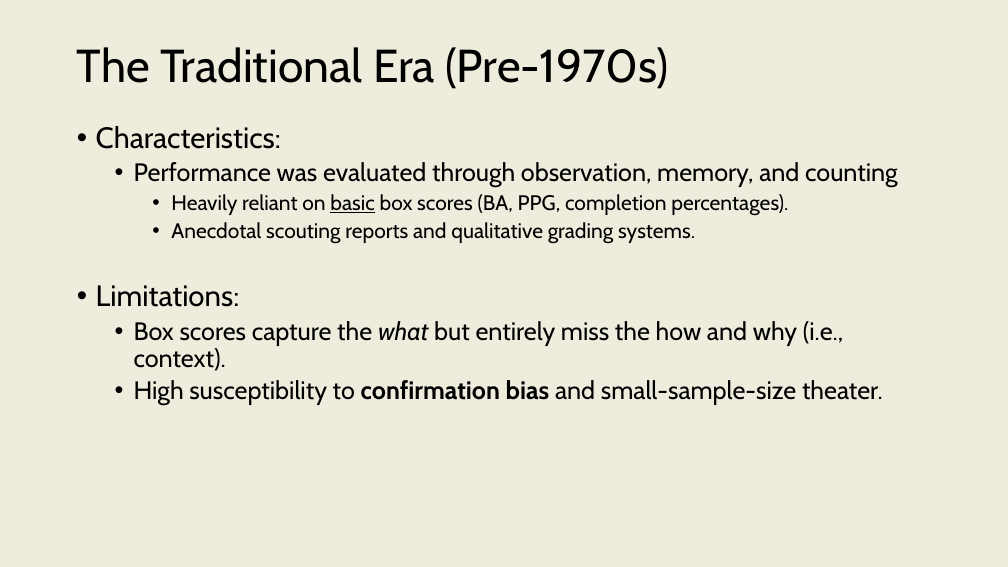
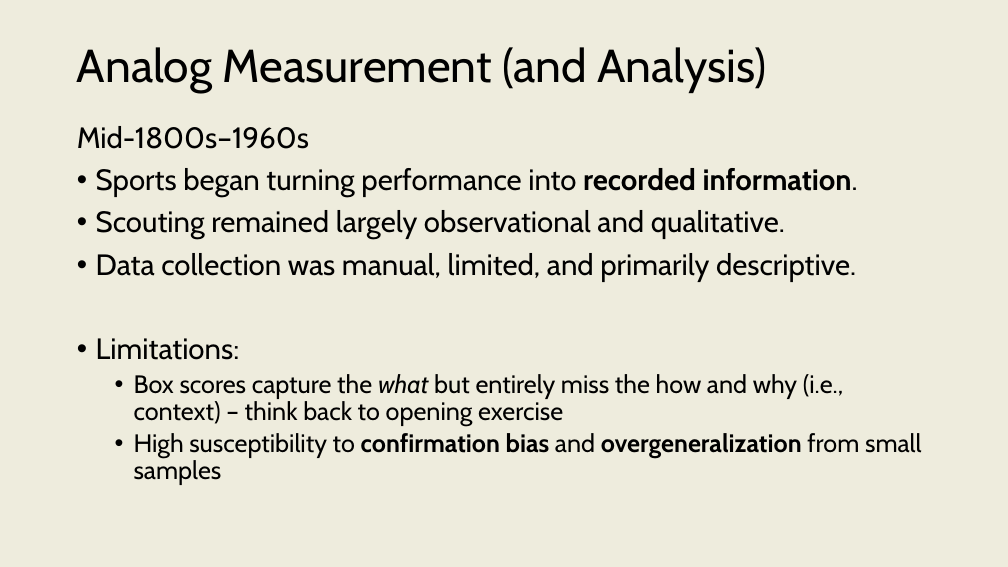
Before and after one commit to onishisaryu/HES-3000-Sports-Data-Analytics, a slide deck: slide 6 of pptx/Lecture1.pptx (slide 5 before the commit). Drawn at 1008x567 pixels with LibreOffice and Linux fonts; fonts in the diff are those of the drawing. Boxes give left, top, right and bottom in pixels: in the first picture for what was removed or moved away, otherwise in the second. Text is boxed around its words. In the diff, an @@ line names an element or a change of style, - is before the commit and + after.

```diff
--- a/pptx/Lecture1.pptx
+++ b/pptx/Lecture1.pptx
@@ title at (77, 47, 766, 93): text changed @@
-The Traditional Era (Pre-1970s)
+Analog Measurement (and Analysis)
@@ text at (77, 126, 858, 282): text changed; size 20 to 28 pt @@
-• Characteristics:
-  • Performance was evaluated through observation, memory, and counting
-    • Heavily reliant on basic box scores (BA, PPG, completion percentages).
-    • Anecdotal scouting reports and qualitative grading systems.
+Mid-1800s–1960s
+• Sports began turning performance into recorded information.
+• Scouting remained largely observational and qualitative.
+• Data collection was manual, limited, and primarily descriptive.
@@ text at (134, 374, 921, 485): text changed @@
-  • Box scores capture the what but entirely miss the how and why (i.e., context).
-  • High susceptibility to confirmation bias and small-sample-size theater.
+  • Box scores capture the what but entirely miss the how and why (i.e., context) – think back to opening exercise
+  • High susceptibility to confirmation bias and overgeneralization from small samples
```
Also in this commit, not shown: 6 other slides changed, 14 slides added, 4 slides removed, 5 other files.
